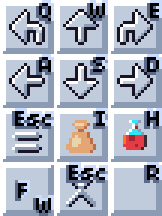
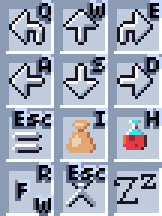
Comparing the layer stacks of the two 162×216 images. Changes:
painted on "Text + shadows" over box(12, 120, 162, 183)
painted on "Icons" over box(114, 174, 156, 204)
showed "down" over box(0, 0, 162, 216)
